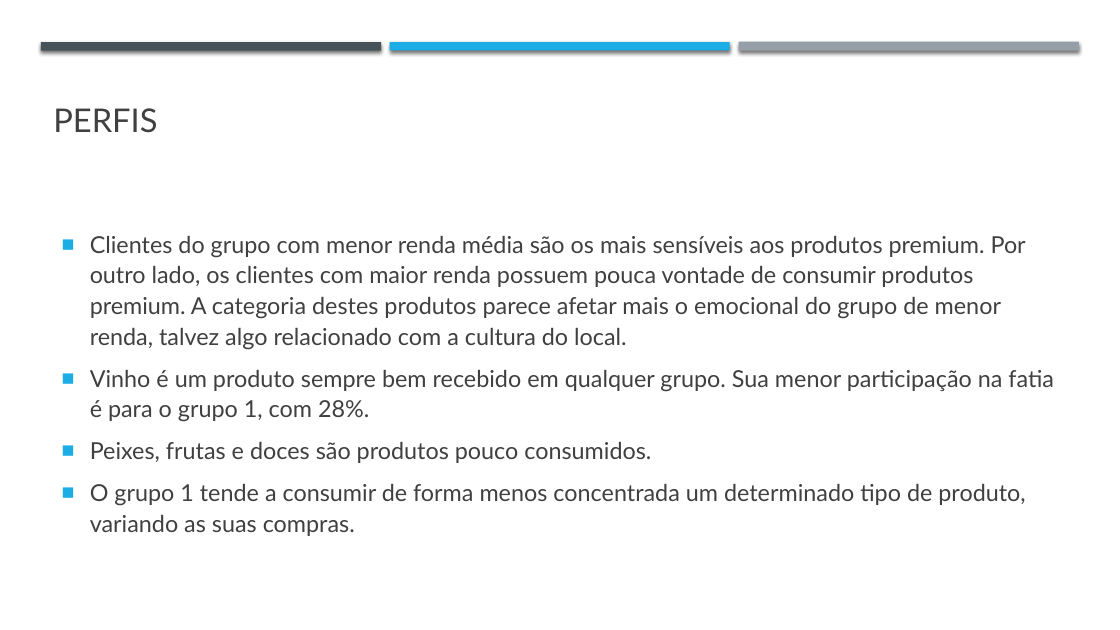
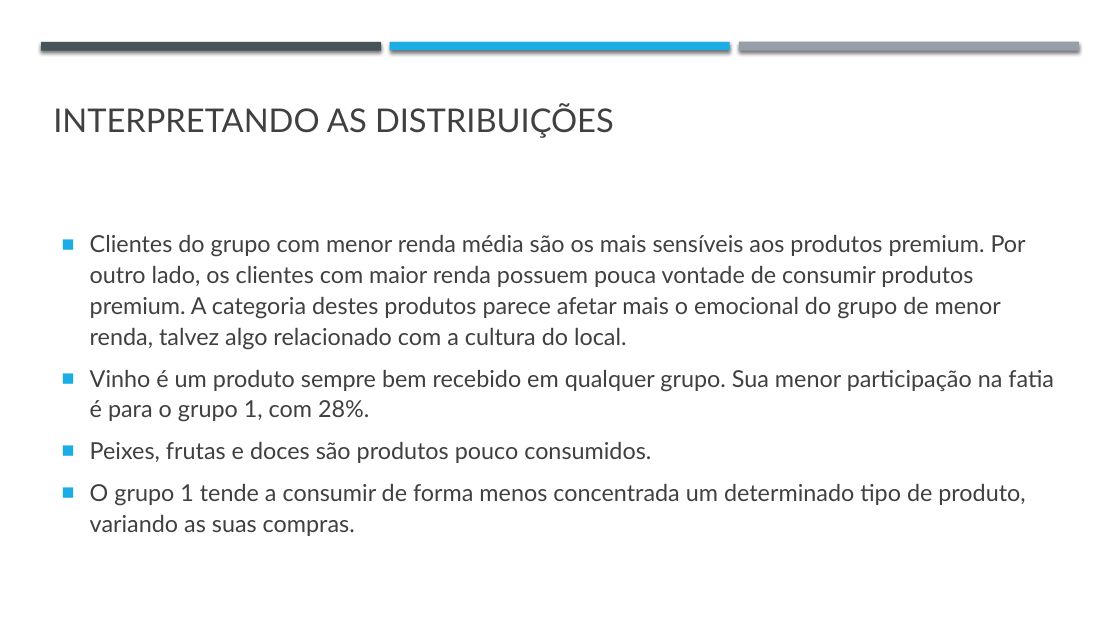
Before and after one commit to BrunoSantosPK/case-client-behavior, a slide deck: slide 5 of data/analise.pptx. Drawn at 1120x630 pixels with LibreOffice and Linux fonts; fonts in the diff are those of the drawing. Boxes give left, top, right and bottom in pixels: in the first picture for what was removed or moved away, otherwise in the second. Text is boxed around its words. In the diff, an @@ line names an element or a change of style, - is before the commit and + after.

```diff
--- a/data/analise.pptx
+++ b/data/analise.pptx
@@ text at (53,103,614,138): text changed @@
-PERFIS
+INTERPRETANDO AS DISTRIBUIÇÕES
```
Also in this commit, not shown: 3 other slides changed, 2 slides added, 4 other files.
